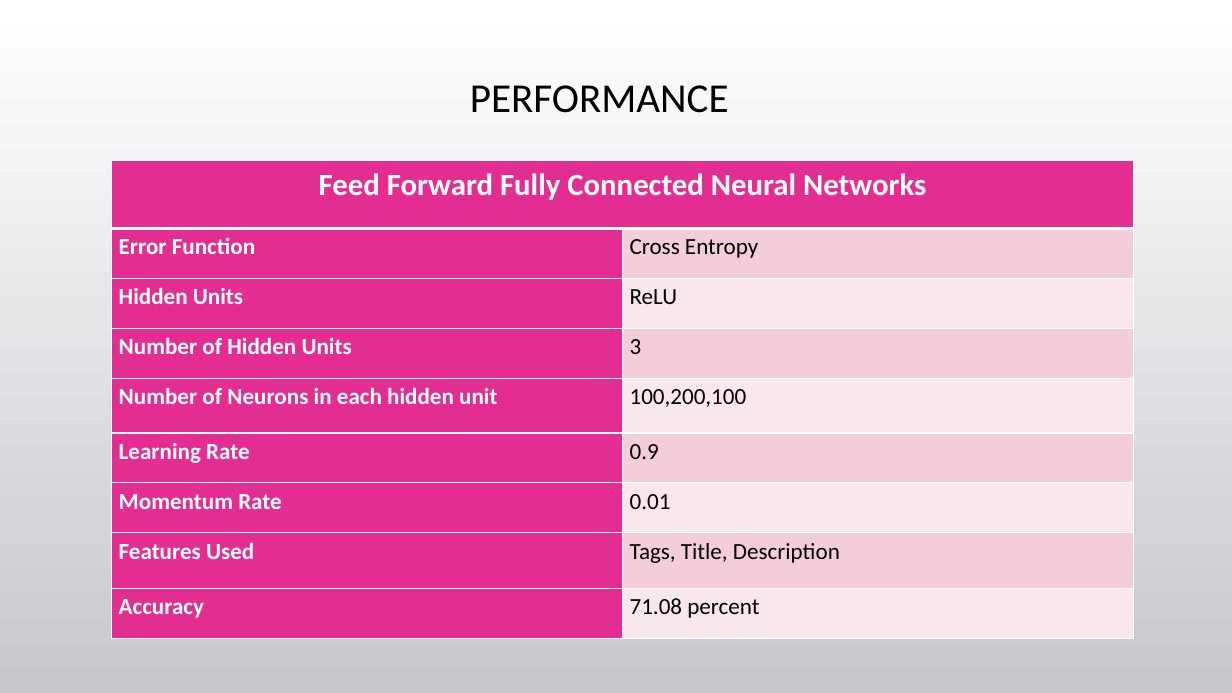
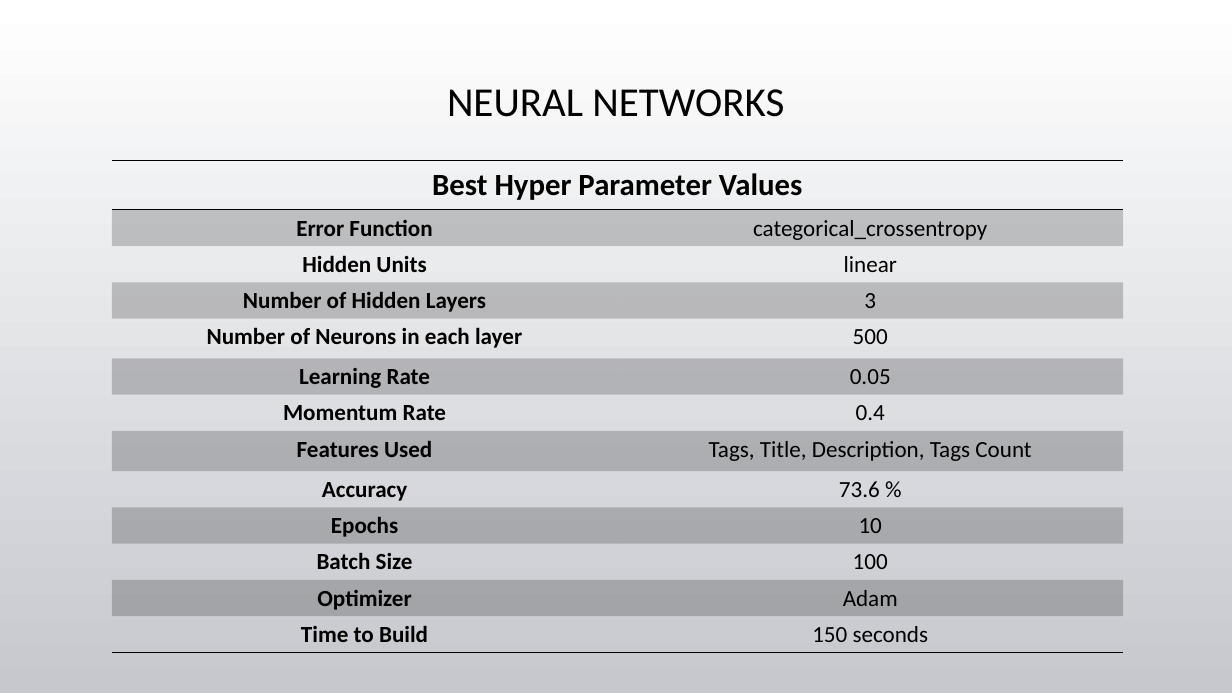
Before and after one commit to tgore03/ClassiTube, a slide deck: slide 7 of Categorizing YouTube Videos.pptx. Drawn at 1232x693 pixels with LibreOffice and Linux fonts; fonts in the diff are those of the drawing; background and template pictures are left out. Boxes give left, top, right and bottom in pixels: in the first picture for what was removed or moved away, otherwise in the second. Text is boxed around its words. In the diff, an @@ line names an element or a change of style, - is before the commit and + after.

Commit message:
Completed the ppt, modified Classitube.py

```diff
--- a/Categorizing YouTube Videos.pptx
+++ b/Categorizing YouTube Videos.pptx
@@ title at [447, 89, 784, 117]: text changed @@
-PERFORMANCE
+NEURAL NETWORKS
@@ table at [112, 161, 1123, 653] @@
-row 1: Feed Forward Fully Connected Neural Networks | 
-row 2: Error Function | Cross Entropy
-row 3: Hidden Units | ReLU
-row 4: Number of Hidden Units | 3
-row 5: Number of Neurons in each hidden unit | 100,200,100
-row 6: Learning Rate | 0.9
-row 7: Momentum Rate | 0.01
-row 8: Features Used | Tags, Title, Description
-row 9: Accuracy | 71.08 percent
+row 1: Best Hyper Parameter Values | 
+row 2: Error Function | categorical_crossentropy
+row 3: Hidden Units | linear
+row 4: Number of Hidden Layers | 3
+row 5: Number of Neurons in each layer | 500
+row 6: Learning Rate | 0.05
+row 7: Momentum Rate | 0.4
+row 8: Features Used | Tags, Title, Description, Tags Count
+row 9: Accuracy | 73.6 %
+row 10: Epochs | 10
+row 11: Batch Size | 100
+row 12: Optimizer | Adam
+row 13: Time to Build | 150 seconds
@@ table: place and size @@
-table at [112, 161, 1134, 639]
+table at [112, 161, 1123, 653]
```
Also in this commit, not shown: 3 other slides changed, 4 slides added, 5 slides removed, 5 other files.
